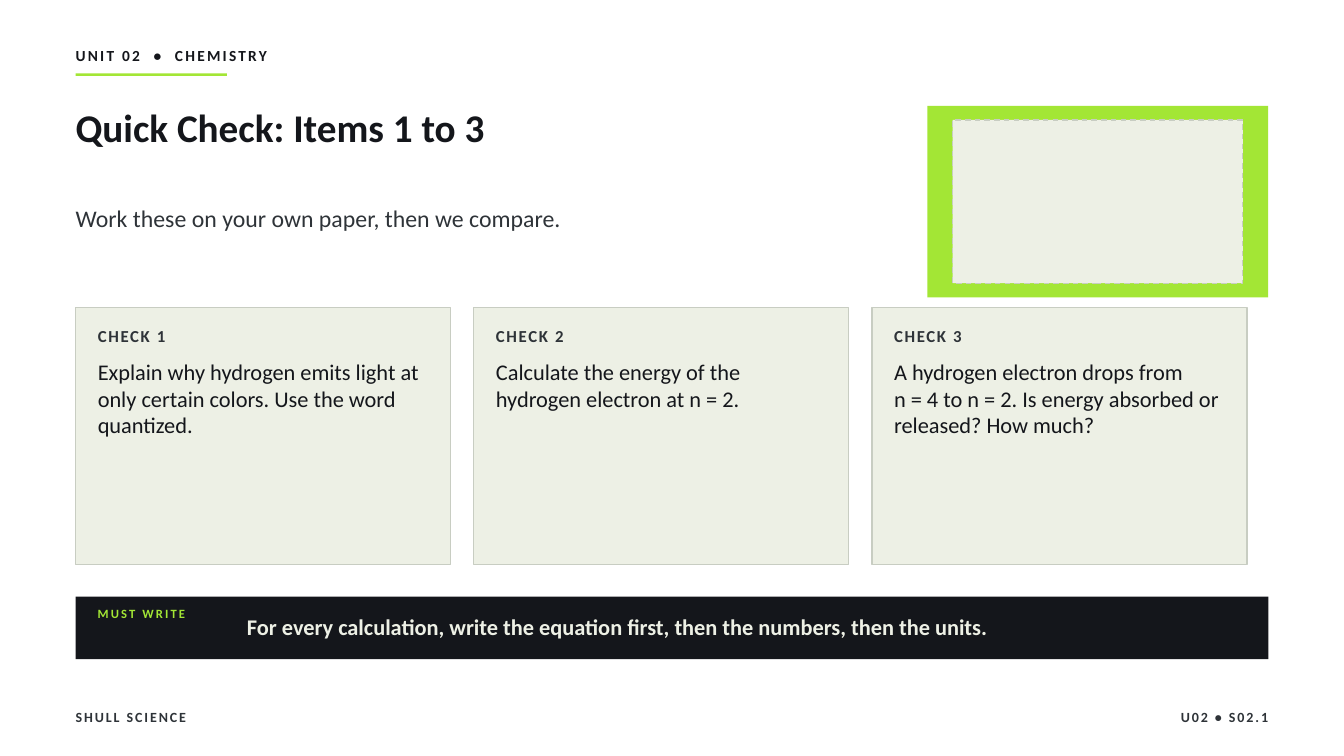
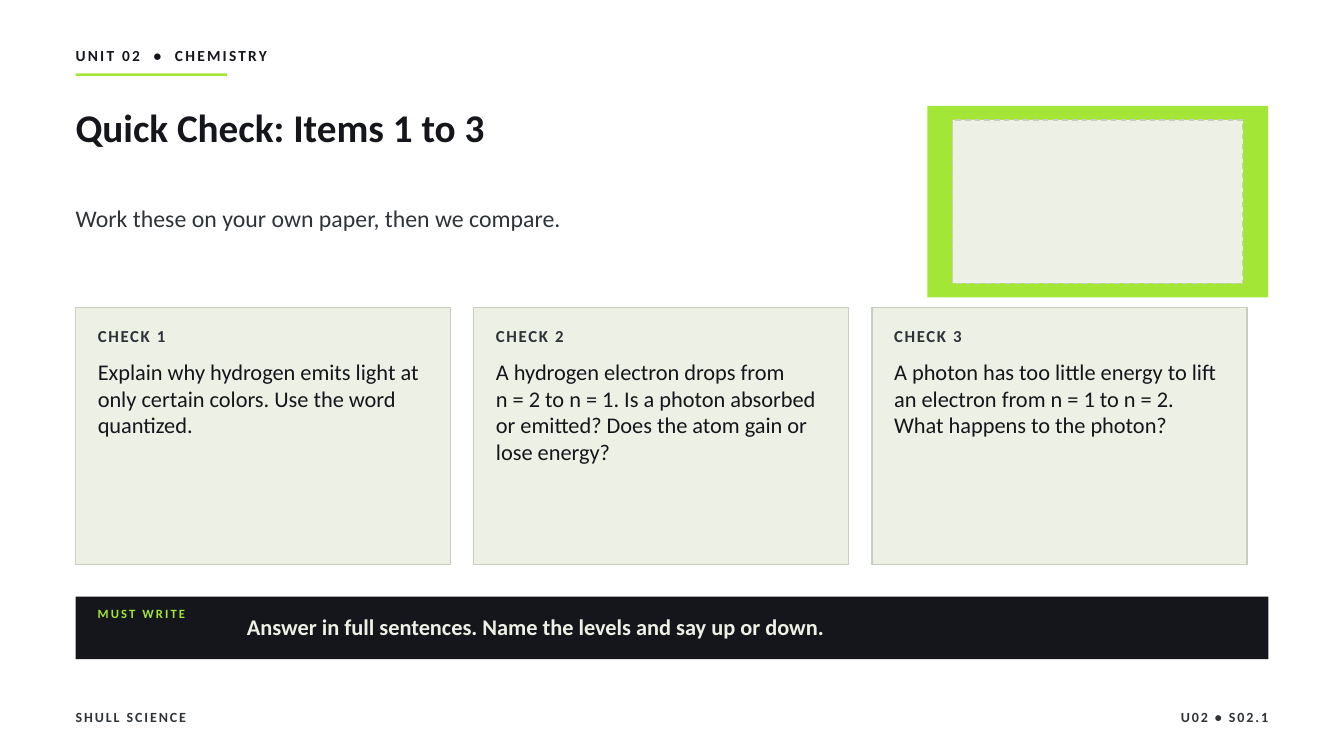
Before and after one commit to Hayabusa015/WorkWork, a slide deck: slide 20 of deliverables/chem-u02/SHULL_CHEM_Slides_U02_S02.1.pptx. Drawn at 1344x756 pixels with LibreOffice and Linux fonts; fonts in the diff are those of the drawing. Boxes give left, top, right and bottom in pixels: in the first picture for what was removed or moved away, otherwise in the second. Text is boxed around its words. In the diff, an @@ line names an element or a change of style, - is before the commit and + after.

```diff
--- a/deliverables/chem-u02/SHULL_CHEM_Slides_U02_S02.1.pptx
+++ b/deliverables/chem-u02/SHULL_CHEM_Slides_U02_S02.1.pptx
@@ text at box(496, 364, 815, 464): text changed @@
-Calculate the energy of the hydrogen electron at n = 2.
+A hydrogen electron drops from n = 2 to n = 1. Is a photon absorbed or emitted? Does the atom gain or lose energy?
@@ text at box(894, 364, 1216, 437): text changed @@
-A hydrogen electron drops from n = 4 to n = 2. Is energy absorbed or released? How much?
+A photon has too little energy to lift an electron from n = 1 to n = 2. What happens to the photon?
@@ text at box(247, 619, 824, 639): text changed @@
-For every calculation, write the equation first, then the numbers, then the units.
+Answer in full sentences. Name the levels and say up or down.
```
Also in this commit, not shown: 11 other slides changed, 1 slide added, 1 slide removed, 7 other files.
